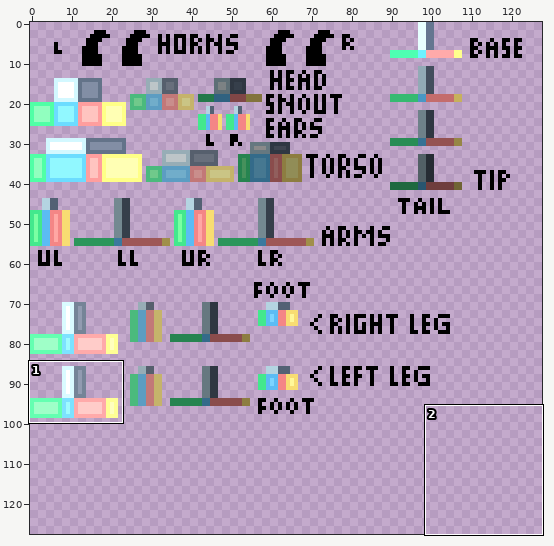
Sprite sheet -- src/main/resources/assets/spookyspirits/textures/entities/phooka.png. The picture above shows the old version from afar; the outline marks the close-up.
Close-up. Old version:
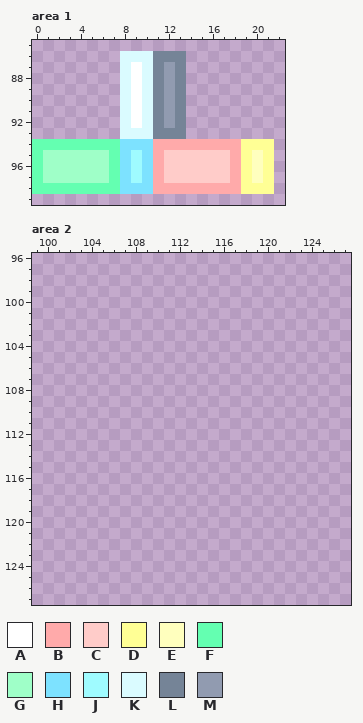
The file is 128x128 pixels. Pixels under 10% opacity are left out. Colours within 5 levels of each other are drawn and written as one. Shown: area 1: x 0..22, y 85..99; area 2: x 99..127, y 96..127. The commit also changed other parts of the picture, which this record leaves out.
Palette (. is transparent): A #ffffff  B #ffaaaa  C #ffccc9  D #ffff95  E #ffffbe  F #64ffb1  G #9fffc8  H #7de2ff  J #9ffbff  K #dafbff  L #758497  M #919bb0
Pixels before, area 1, first column x 0:
86 ........KKKLLL........
87 ........KAKLML........
88 ........KAKLML........
89 ........KAKLML........
90 ........KAKLML........
91 ........KAKLML........
92 ........KAKLML........
93 ........KKKLLL........
94 FFFFFFFFHHHBBBBBBBBDDD
95 FGGGGGGFHJHBCCCCCCBDED
96 FGGGGGGFHJHBCCCCCCBDED
97 FGGGGGGFHJHBCCCCCCBDED
98 FFFFFFFFHHHBBBBBBBBDDD
Now the later version:
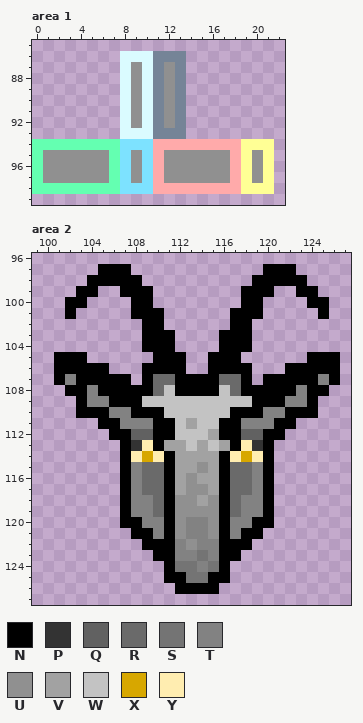
Colours new in this view: N #000000  P #333333  Q #616161  R #6a6a6a  S #747474  T #828282  U #909090  V #a2a2a2  W #c3c3c3  X #d7a700  Y #ffedb0
Edits made:
Changed rows in their new state; - is an unchanged pixel.
Area 1:
first column x 1:
 87 --------U--U--------
 88 --------U--U--------
 89 --------U--U--------
 90 --------U--U--------
 91 --------U--U--------
 92 --------U--U--------
 95 UUUUUU--U--UUUUUU--U
 96 UUUUUU--U--UUUUUU--U
 97 UUUUUU--U--UUUUUU--U
Area 2:
first column x 101:
 97 ----NNN------------NNN----
 98 ---NNNNN----------NNNNN---
 99 --NN--NNN--------NNN--NN--
100 -NN----NN--------NN----NN-
101 -N-----NNN------NNN-----N-
102 --------NN------NN--------
103 --------NNN----NNN--------
104 --------NNN----NNN--------
105 NNN------NNN--NNN------NNN
106 NNNNN---NNNN--NNNN---NNNNN
107 NTNNNNN-NRRNNNNRRN-NNNNNTN
108 -NNTNNNNNRWNNNNWRNNNNNTNN-
109 --NTTNNNWWWWWWWWWWNNNTTN--
110 --NNNTTNNNWWWWWWNNNTTNNN--
111 ----NNTTTNNWVWWNNTTTNN----
112 -----NNQQNNWWWVNNQQNN-----
113 ------NPYNVVWVWVNYPN------
114 ------NYXYNVVVVNYXYN------
115 ------NTRRNVVUVNRRTN------
116 ------NTRRNVUVVNRRTN------
117 ------NTRRNVUUVNRRTN------
118 ------NTTRNUUVUNRTTN------
119 ------NTTRNUUUUNRTTN------
120 ------NNTTNUTTUNTTNN------
121 -------NNTNUTTUNTNN-------
122 --------NNNTUTTNNN--------
123 ---------NNTTSTNN---------
124 ----------NSSTSN----------
125 ----------NNSSNN----------
126 -----------NNNN-----------
Changed places in both close-ups, as pixel boxes (x1, y1, x2, y2):
changed: (43, 62, 263, 183)
added: (54, 264, 340, 594)
